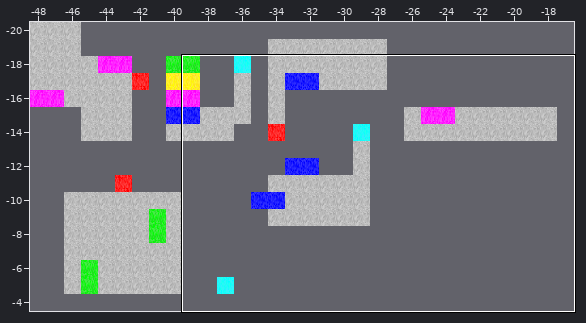
Level history. Tiled map: tiled/luanti_sokoblox_map.tmx. Above, an overview of the earlier version with the close-up marked.
Close-up. Old version:
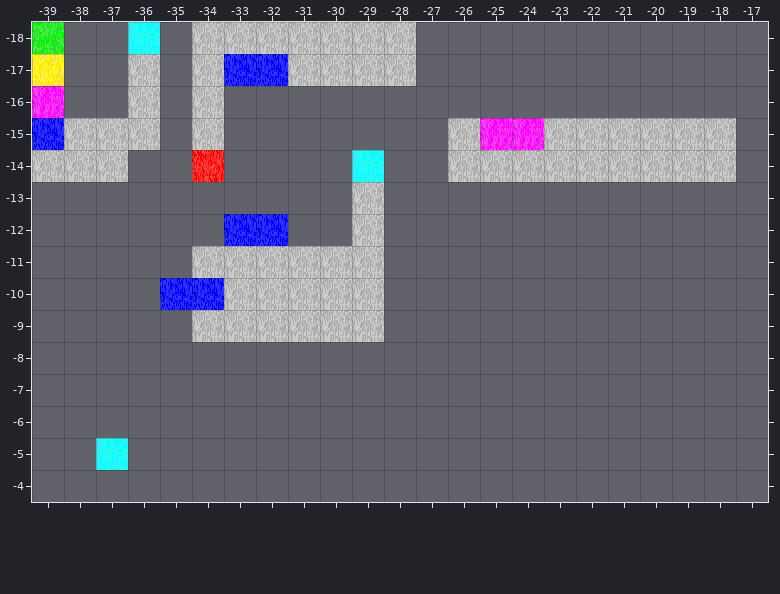
Cells are 32x32 px. Shown: x -39..-17, y -18..-4.
New version:
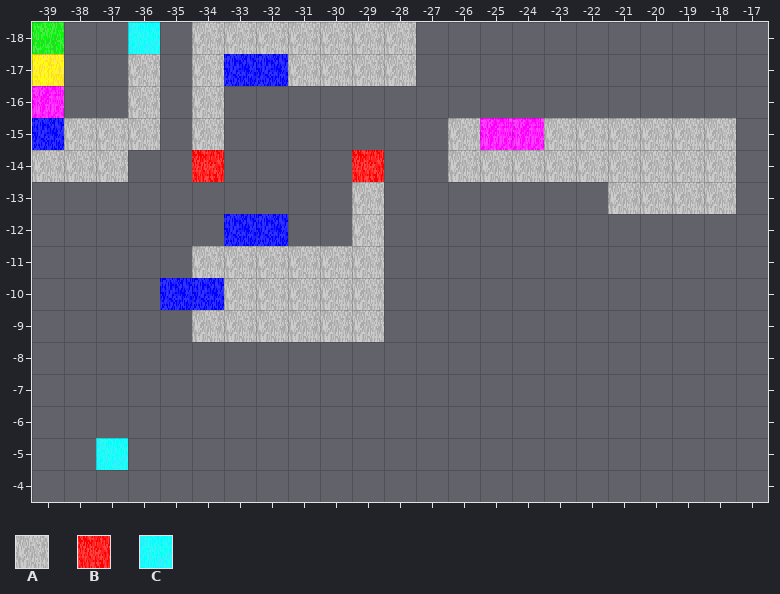
Key: from "sokoblox_luanti": A 0 "sokoblox_stone", B 7 "sokoblox_red", C 10 "sokoblox_cyan".
_ is an empty cell.
Edits made:
Layer "Tile Layer 1":
Tile A is added in row -13 at x -21 to -18.
Tile B replaces tile C in row -14 at x -29.
Boxes around the changes in both close-ups, in picture pixels (x1, y1, x2, y2):
changed: (352, 150, 384, 182)
added: (608, 182, 736, 214)
